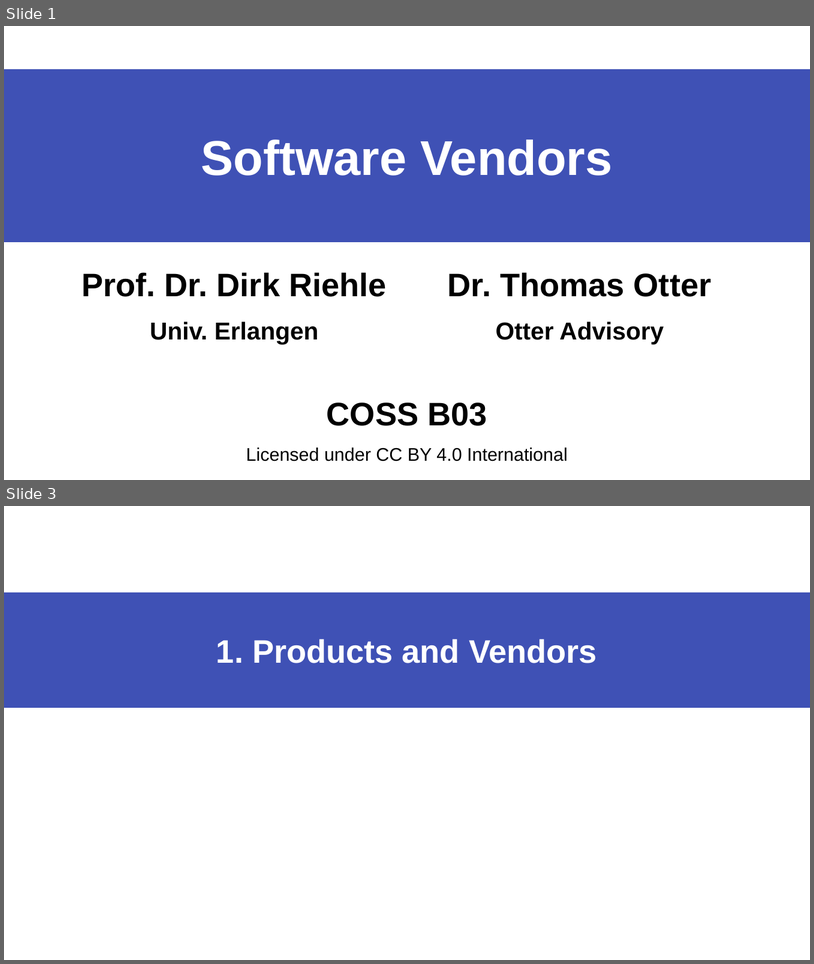
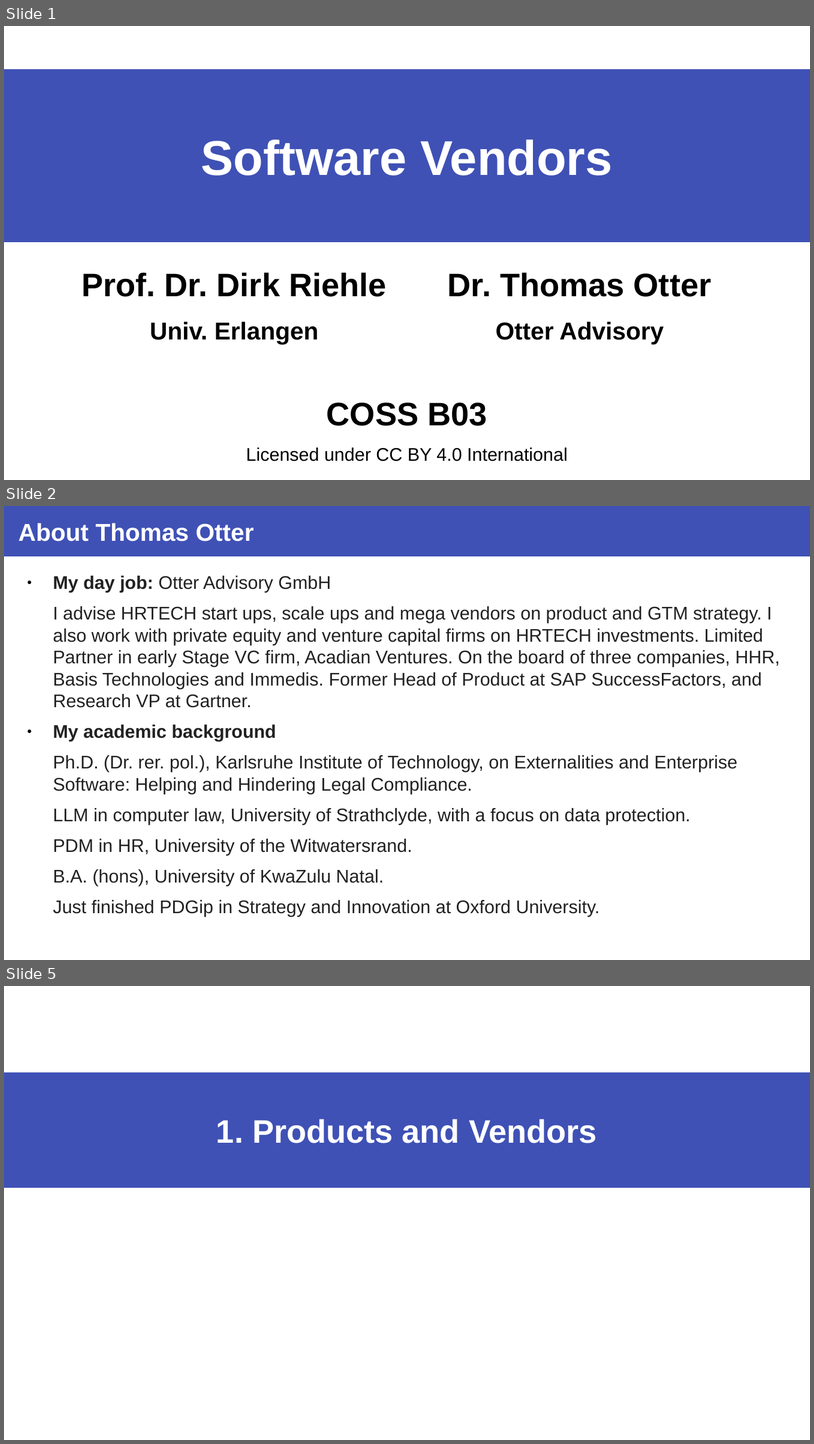
Before and after one commit to dirkriehle/coss-course, a slide deck: Lecture slides/COSS B03 - Software Vendors.odp. Shown one above the other, each under a label of ours: slides 1 and 3 before the commit, slides 1, 2 and 5 after it; the slides between them are not shown. The pictures are 814x964 and 814x1444 pixels, drawn with LibreOffice and Linux fonts; fonts in the diff are those of the drawing. Boxes give left, top, right and bottom in pixels: in the first picture for what was removed or moved away, otherwise in the second. Text is boxed around its words. In the diff, an @@ line names an element or a change of style, - is before the commit and + after.

Commit message:
Updated Thomas slides with changes from 2021

```diff
--- a/Lecture slides/COSS B03 - Software Vendors.odp
+++ b/Lecture slides/COSS B03 - Software Vendors.odp
@@ slide 2 added at (4,506,810,960), background #FFFFFF @@
@@ title added at (4,506,810,556), fill #3F51B5, 24 pt, text #FFFFFF, bold @@
+About Thomas Otter
@@ text added at (53,576,780,913), 18 pt, text #212121 @@
+● My day job: Otter Advisory GmbH
+I advise HRTECH start ups, scale ups and mega vendors on product and GTM strategy. I also work with private equity and venture capital firms on HRTECH investments. Limited Partner in early Stage VC firm, Acadian Ventures. On the board of three companies, HHR, Basis Technologies and Immedis. Former Head of Product at SAP SuccessFactors, and Research VP at Gartner.
+● My academic background
+Ph.D. (Dr. rer. pol.), Karlsruhe Institute of Technology, on Externalities and Enterprise Software: Helping and Hindering Legal Compliance.
+LLM in computer law, University of Strathclyde, with a focus on data protection.
+PDM in HR, University of the Witwatersrand.
+B.A. (hons), University of KwaZulu Natal.
+Just finished PDGip in Strategy and Innovation at Oxford University.
@@ what was slide 3 is now slide 5 @@
```
Also in this commit, not shown: 42 slides changed, 3 other slides added, 1 other file.
